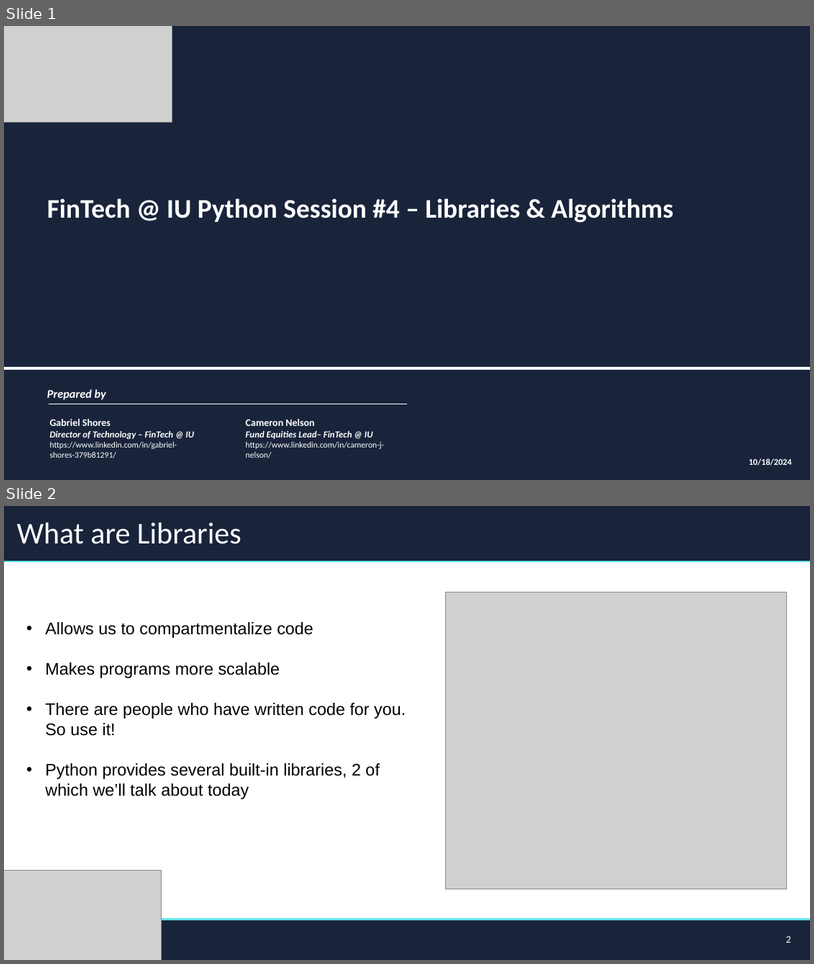
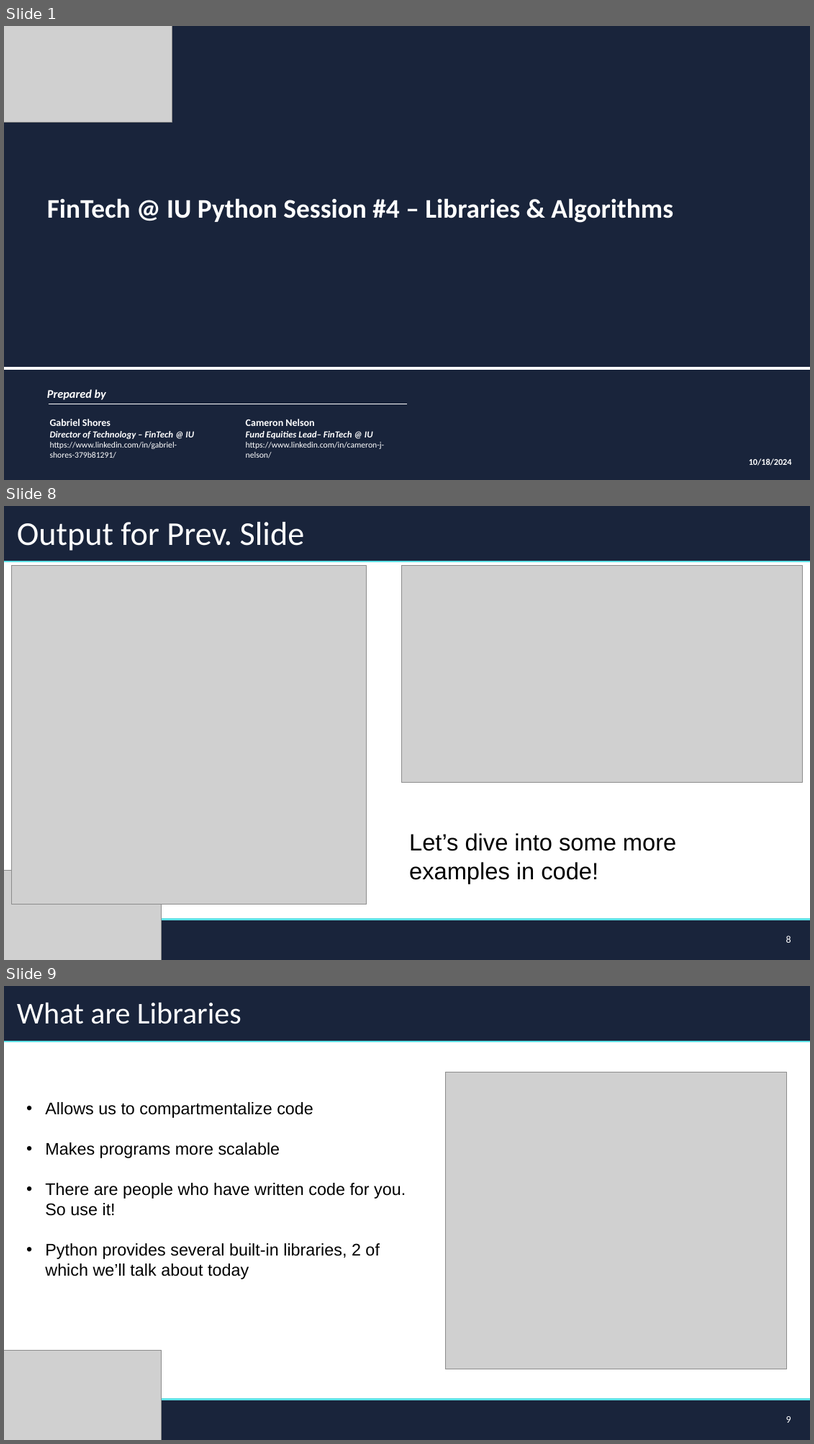
Before and after one commit to FinTechIU/pySupp, a slide deck: FA24/WK4/CodingSessionFour.pptx. Shown one above the other, each under a label of ours: slides 1 and 2 before the commit, slides 1, 8 and 9 after it; the slides between them are not shown. The pictures are 814x964 and 814x1444 pixels, drawn with LibreOffice and Linux fonts; fonts in the diff are those of the drawing; grey boxes stand for pictures; background and template pictures are left out. Boxes give left, top, right and bottom in pixels: in the first picture for what was removed or moved away, otherwise in the second. Text is boxed around its words. In the diff, an @@ line names an element or a change of style, - is before the commit and + after.

```diff
--- a/FA24/WK4/CodingSessionFour.pptx
+++ b/FA24/WK4/CodingSessionFour.pptx
@@ slide 8 added at [4, 506, 810, 960], background #FFFFFF @@
@@ rectangle added at [4, 506, 810, 561], fill #19243B, outline #19243B 1 pt @@
@@ title added at [17, 522, 305, 551], 39.6 pt, text #FFFFFF @@
+Output for Prev. Slide
@@ line added from (4, 561) to (810, 561), #5EE1E6 2.25 pt @@
@@ picture added at [12, 565, 367, 904] @@
@@ picture added at [401, 565, 802, 782] @@
@@ text added at [409, 833, 676, 883], 28 pt, text #000000 @@
+Let’s dive into some more examples in code!
@@ picture added at [4, 870, 162, 960] @@
@@ rectangle added at [4, 921, 810, 960], fill #19243B, outline #19243B 1 pt @@
@@ line added from (4, 919) to (810, 919), #5EE1E6 2.25 pt @@
@@ page number added at [787, 935, 792, 942], 12 pt, text #FFFFFF @@
+8
@@ what was slide 2 is now slide 9 @@
@@ page number at [787, 1416, 792, 1422]: text changed @@
-2
+9
```
Also in this commit, not shown: 6 other slides added, 2 other files.
